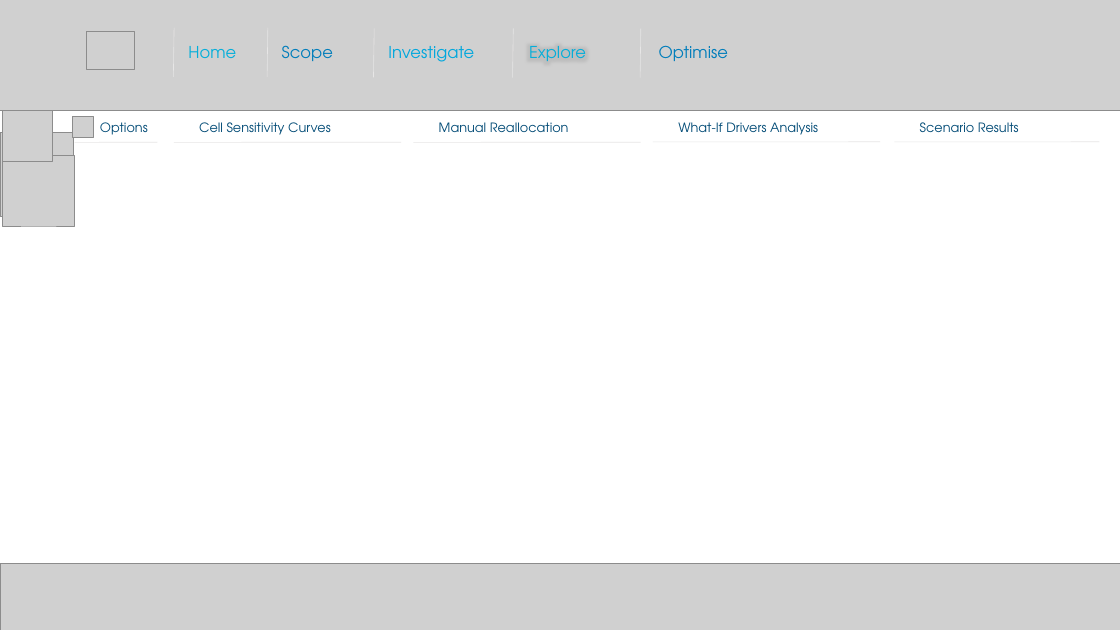
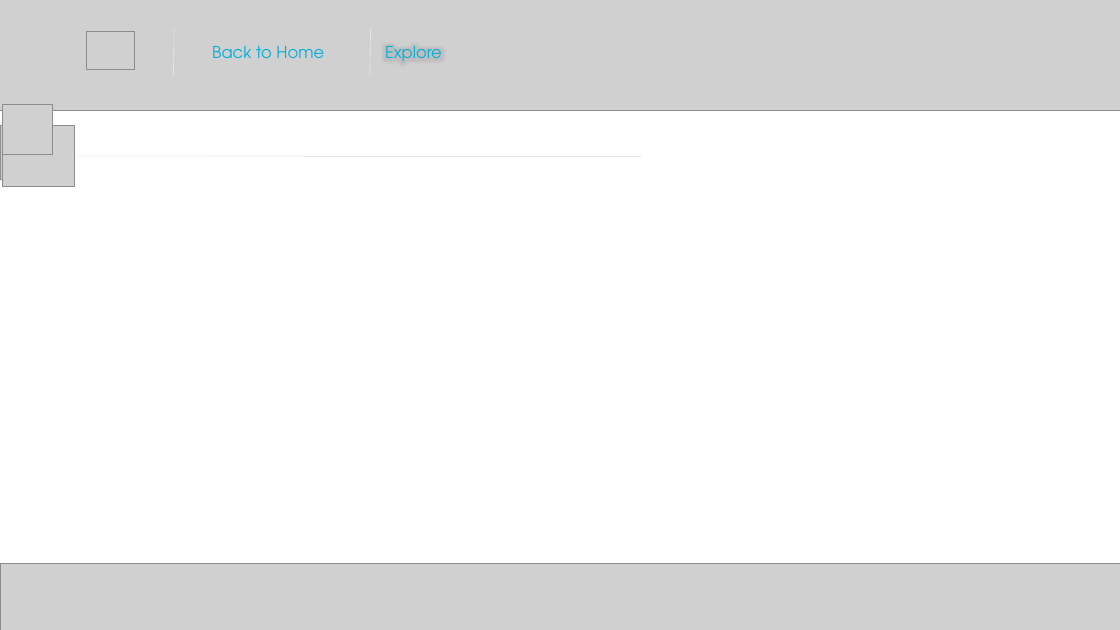
Before and after one commit to andhdo/0001_Eg_Unilever, a slide deck: slide 5 of unlvr_viz/new_design/ppt/Final_F.pptx. Drawn at 1120x630 pixels with LibreOffice and Linux fonts; fonts in the diff are those of the drawing; grey boxes stand for pictures. Boxes give left, top, right and bottom in pixels: in the first picture for what was removed or moved away, otherwise in the second. Text is boxed around its words. In the diff, an @@ line names an element or a change of style, - is before the commit and + after.

```diff
--- a/unlvr_viz/new_design/ppt/Final_F.pptx
+++ b/unlvr_viz/new_design/ppt/Final_F.pptx
@@ line removed from (267, 77) to (268, 28) @@
@@ line moved from (374, 77) - (374, 29) to (370, 77) - (371, 28) @@
@@ line removed from (640, 77) to (641, 29) @@
@@ text at box(212, 46, 324, 58): text changed @@
-Home
+Back to Home
@@ text removed at box(282, 45, 333, 61) @@
-Scope
@@ text "Explore": place and size @@
-text "Explore" at box(529, 46, 586, 61)
+text "Explore" at box(385, 46, 442, 61)
@@ text removed at box(388, 46, 474, 62) @@
-Investigate
@@ text removed at box(659, 45, 728, 61) @@
-Optimise
@@ picture: place and size @@
-picture at box(3, 111, 52, 161)
+picture at box(3, 104, 52, 155)
@@ picture removed at box(73, 117, 94, 138) @@
@@ picture: place and size @@
-picture at box(0, 132, 73, 217)
+picture at box(0, 126, 63, 180)
@@ picture: place and size @@
-picture at box(3, 156, 74, 226)
+picture at box(3, 126, 74, 187)
@@ line removed from (75, 142) to (157, 142) @@
@@ text removed at box(100, 122, 148, 135) @@
-Options
@@ text removed at box(199, 122, 331, 135) @@
-Cell Sensitivity Curves
@@ text removed at box(439, 122, 569, 132) @@
-Manual Reallocation
@@ line removed from (653, 142) to (881, 142) @@
@@ text removed at box(678, 122, 818, 135) @@
-What-If Drivers Analysis
@@ line removed from (895, 142) to (1100, 142) @@
@@ text removed at box(920, 122, 1019, 132) @@
-Scenario Results
@@ line moved from (174, 142) - (401, 142) to (75, 156) - (302, 156) @@
@@ line moved from (413, 142) - (641, 142) to (302, 156) - (641, 156) @@
```
Also in this commit, not shown: 4 other slides changed, 45 other files.
